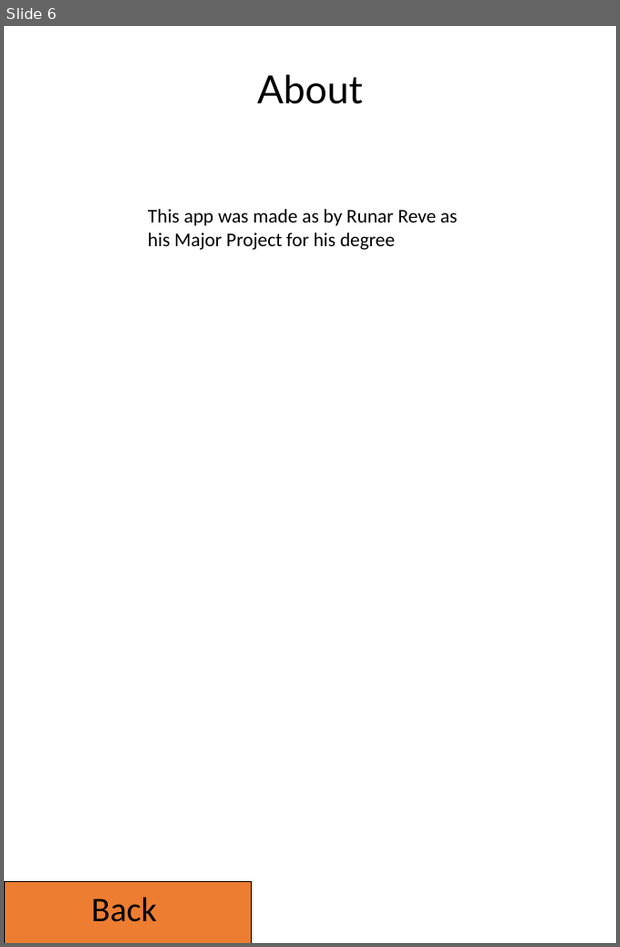
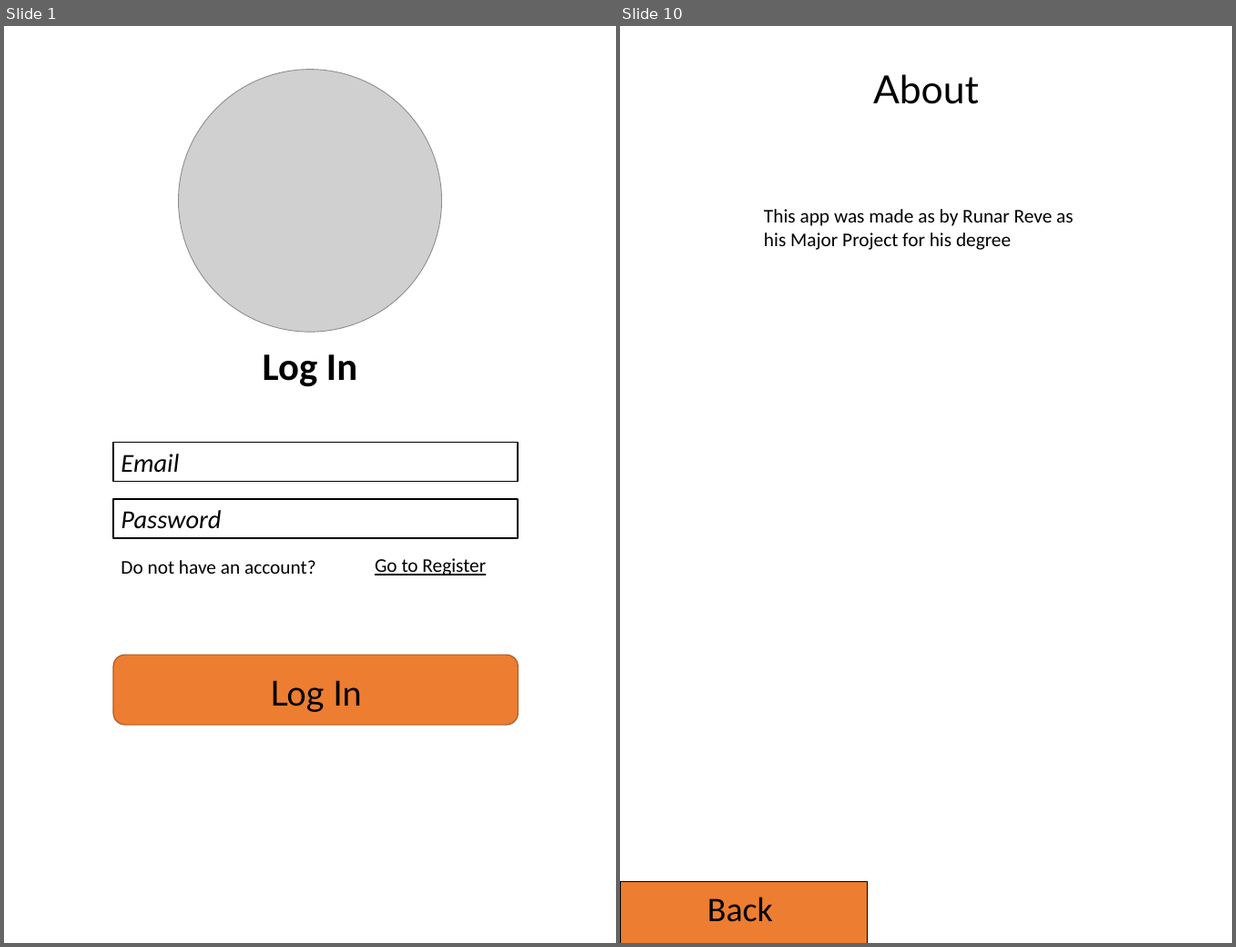
Before and after one commit to RunarReve/MoodTrackingApp, a slide deck: Documents/UI.pptx. Shown side by side, each under a label of ours: slide 6 before the commit, slides 1 and 10 after it; the slides between them are not shown. The pictures are 620x947 and 1236x947 pixels, drawn with LibreOffice and Linux fonts; fonts in the diff are those of the drawing; grey boxes stand for pictures. Boxes give left, top, right and bottom in pixels: in the first picture for what was removed or moved away, otherwise in the second. Text is boxed around its words. In the diff, an @@ line names an element or a change of style, - is before the commit and + after.

```diff
--- a/Documents/UI.pptx
+++ b/Documents/UI.pptx
@@ slide 1 added at (4,26,616,943), background #FFFFFF @@
@@ picture added at (178,70,442,332) @@
@@ text added at (262,355,357,387), 36 pt, text #000000, bold @@
+Log In
@@ rectangle added at (113,443,518,481), outline #000000 1.5 pt, 24 pt, text #000000, italic @@
+Email
@@ rectangle added at (113,499,518,538), outline #000000 1.5 pt, 24 pt, text #000000, italic @@
+Password
@@ text added at (120,560,316,574), 18 pt, text #000000 @@
+Do not have an account?
@@ text added at (374,558,485,576), 18 pt, text #000000, underline @@
+Go to Register
@@ rounded rectangle added at (113,656,518,725), fill #ED7D31, outline #AF5C24 1 pt @@
@@ text added at (270,680,362,712), 32 pt, text #000000 @@
+Log In
@@ what was slide 6 is now slide 10 @@
```
Also in this commit, not shown: 5 slides changed, 3 other slides added, 30 other files.
